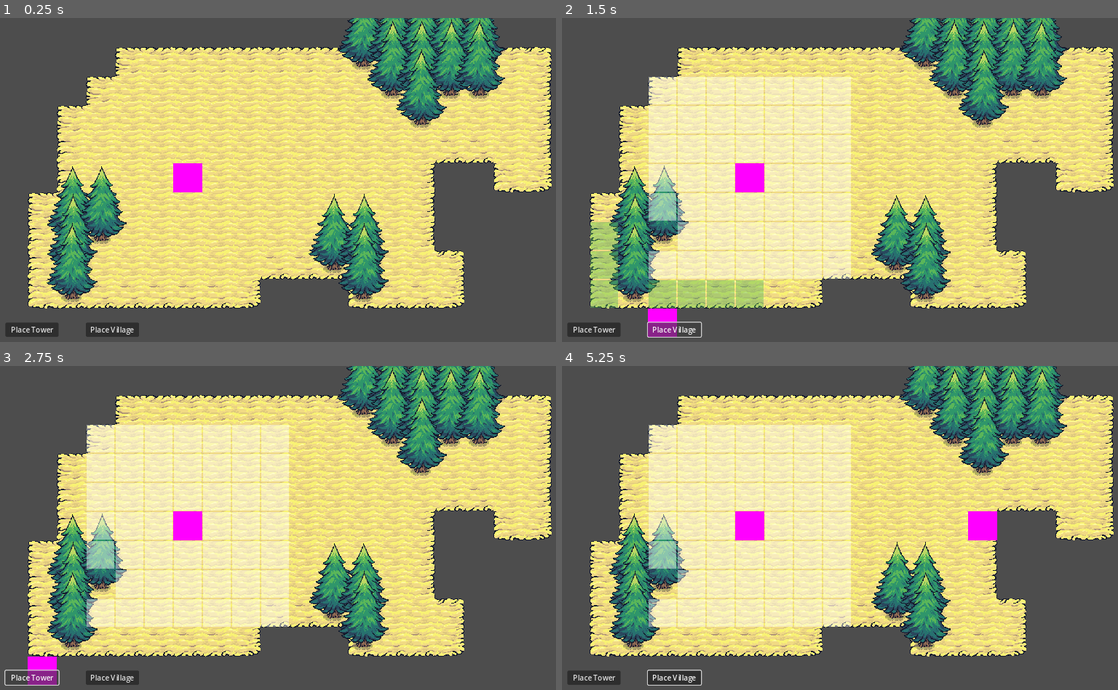
Above: before the commit, frames 1-4 (two rows, left to right).
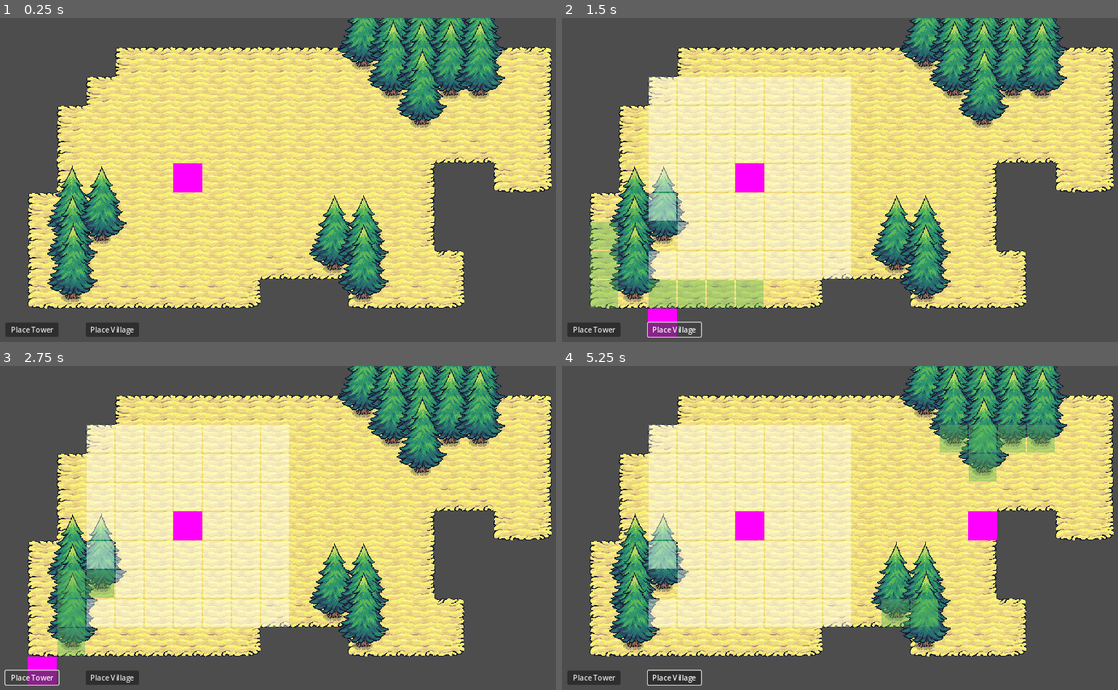
Above: after the commit, the same moments.

Repository: tiannahenrylewis/GodotGridCrashCourse
Game: Godot game, scene res://scenes/main.tscn
The game is run twice, just before and just after one commit, with the same random seed, the same clock (stepped at 60 frames per second) and the same inputs.
Inputs (mouse positions are in pixels of both pictures, inside the frame that each line leads up to):
- Up to frame 1 (0.25 s): no input
- Up to frame 2 (1.5 s): click "Place Tower" at 0.5 s; click "Place Village" at 1.25 s
- Up to frame 3 (2.75 s): click "Place Tower" at 2 s
- Up to frame 4 (5.25 s): click "Place Village" at 2.75 s; click "Place Tower" at 3.5 s; click "Place Village" at 4.25 s; move the mouse to (979, 511) at 5.02 s; press the mouse at (979, 511) at 5.03 s

The runs differ from the first frame. In frame 1, 3.1% of the frame differs, in the area x 8-91%, y 0-86%; in frame 2, 2.4%; in frame 3, 3.3%; in frame 4, 5.2%.

Commit message:
Highlighting Resource Tiles

Diff:
--- a/godot-grid-crash-course/resources/tiles.tres
+++ b/godot-grid-crash-course/resources/tiles.tres
@@ -114,13 +114,16 @@
 0:0/animation_frame_3/duration = 0.15
 0:0/0 = 0
 0:0/0/texture_origin = Vector2i(0, 64)
+0:0/0/custom_data_1 = true
 
 [resource]
 tile_size = Vector2i(64, 64)
 terrain_set_0/mode = 2
 terrain_set_0/terrain_0/name = "Sand"
 terrain_set_0/terrain_0/color = Color(0.515944, 0.39115, 0.912139, 1)
-custom_data_layer_0/name = "buildable"
+custom_data_layer_0/name = "is_buildable"
 custom_data_layer_0/type = 1
+custom_data_layer_1/name = "is_wood"
+custom_data_layer_1/type = 1
 sources/0 = SubResource("TileSetAtlasSource_v87js")
 sources/1 = SubResource("TileSetAtlasSource_56kvs")
--- a/godot-grid-crash-course/scenes/main.gd
+++ b/godot-grid-crash-course/scenes/main.gd
@@ -28,7 +28,9 @@
 	if to_place_building_resource != null && cursor.visible && (!hasValue(hovered_grid_cell) || hovered_grid_cell != grid_position):
 		 # reassign the hovered_grid_cell
 		hovered_grid_cell = grid_position
+		gridManager.clear_highlighted_tiles() # wiping the entire tileset
 		gridManager.highlight_expanded_buildable_tiles(hovered_grid_cell, to_place_building_resource.buildable_radius)
+		gridManager.highlight_resource_tiles(hovered_grid_cell, to_place_building_resource.resource_radius)
 
 
 func _unhandled_input(event: InputEvent) -> void:
--- a/godot-grid-crash-course/scenes/manager/grid_manager.gd
+++ b/godot-grid-crash-course/scenes/manager/grid_manager.gd
@@ -5,8 +5,10 @@
 @export var highlight_tile_map_layer: TileMapLayer
 @export var base_terrain_tile_map_layer: TileMapLayer
 
+const IS_BUILDABLE: String = "is_buildable"
+const IS_WOOD: String = "is_wood"
+
 var _all_tile_map_layers: Array[TileMapLayer] = []
-
 var valid_buildable_tiles = {}
 #OCCUPIED_CELLS &  CONVIENCENE METHODS
 #var my_set = {}
@@ -31,14 +33,14 @@
 
 # is a tile valid in principle
 # perform a depth-first search to check for validity across different tile layers
-func is_tile_position_valid(tile_position: Vector2i) -> bool:
+func tile_has_custom_data(tile_position: Vector2i, data_name: String) -> bool:
 	for layer in _all_tile_map_layers:
 		var customData = layer.get_cell_tile_data(tile_position)
 		#If data is not available then return false
 		if customData == null:
 			continue
 		#If the tile is not marked as `buildable` return false
-		return customData.get_custom_data("buildable")
+		return customData.get_custom_data(data_name)
 	return false
 
 
@@ -54,7 +56,6 @@
 
 
 func highlight_expanded_buildable_tiles(root_cell: Vector2i, radius: int):
-	clear_highlighted_tiles() # wiping the entire tileset
 	highlight_buildable_tiles() # re-highlighting the tiles that are currently buildable
 
 	# highlight the green tiles (expanded buildable tiles)
@@ -68,6 +69,13 @@
 		if not tile in valid_buildable_tiles and not tile in occupied_tiles:
 			expanded_tiles.append(tile)
 	for tile_position in expanded_tiles:
+		highlight_tile_map_layer.set_cell(tile_position, 0, atlas_coordinates)
+
+
+func highlight_resource_tiles(root_cell: Vector2i, radius: int):
+	var resource_tiles = _get_valid_resource_tiles_in_radius(root_cell, radius)
+	var atlas_coordinates = Vector2i(1,0) # coordinates of the green cell in the highlight tileset
+	for tile_position in resource_tiles:
 		highlight_tile_map_layer.set_cell(tile_position, 0, atlas_coordinates)
 
 
@@ -110,7 +118,8 @@
 	var root_cell = building_component.get_grid_cell_position()
 	var radius = building_component.building_resource.buildable_radius
 
-	var valid_tiles = _get_valid_tiles_in_radius(root_cell, radius)
+	# Admittedly the use of the call is a tad confusing this was implemented in 24. Highlighting Resources Tile
+	var valid_tiles = _get_valid_tiles_in_radius(root_cell, building_component.building_resource.buildable_radius)
 	# perform equivalent operation as using UnionWith in C#
 	for tile in valid_tiles:
 		valid_buildable_tiles[tile] = true
@@ -120,20 +129,30 @@
 	for existing_building_component in occupied_tiles:
 		valid_buildable_tiles.erase(existing_building_component)
 
-# Responsible for getting all tiles within a certain radius of a given cell that are valid
-func _get_valid_tiles_in_radius(root_cell: Vector2i, radius: int) -> Array:
+# a generic function that can be used with different filter functions to get the tiles desired
+func _get_tiles_in_radius(root_cell: Vector2i, radius: int, filterFn: Callable) -> Array:
 	var result = Array()
 	# iterate over all grid cells within a 3-cell radius of the building component
 	for x in range(root_cell.x - radius, root_cell.x + (radius + 1)):
 		for y in range(root_cell.y - radius, root_cell.y + (radius + 1)):
 			var tile_position = Vector2i(x, y)
-			if !is_tile_position_valid(tile_position):
+			if !filterFn.call(tile_position):
 				continue
 
 			# add tiles to result array
 			result.append(tile_position)
 	return result
 
+# Responsible for getting all tiles within a certain radius of a given cell that are valid
+func _get_valid_tiles_in_radius(root_cell: Vector2i, radius: int) -> Array:
+	return _get_tiles_in_radius(root_cell, radius, func(tile_position: Vector2i) -> bool:
+		return tile_has_custom_data(tile_position, IS_BUILDABLE)
+	)
+
+func _get_valid_resource_tiles_in_radius(root_cell: Vector2i, radius: int) -> Array:
+	return _get_tiles_in_radius(root_cell, radius, func(tile_position: Vector2i) -> bool:
+		return tile_has_custom_data(tile_position, IS_WOOD)
+	)
 
 func _get_occupied_tile_positions() -> Array:
 	var occupied_tile_positions = Array()
